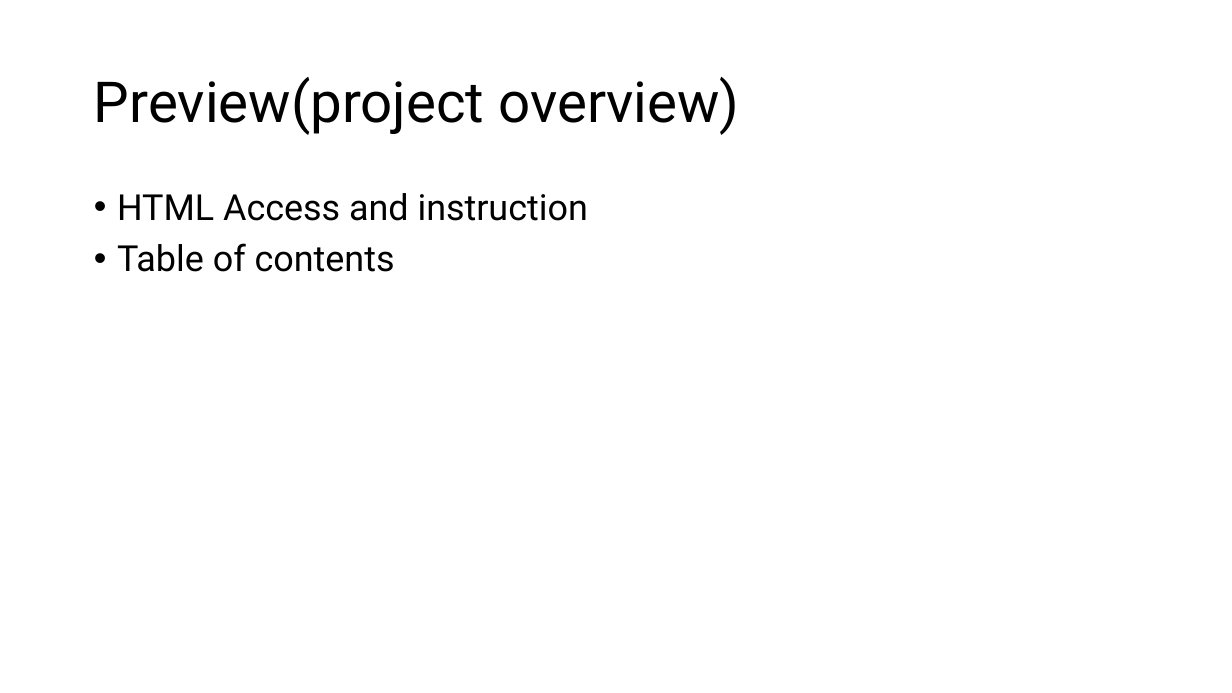
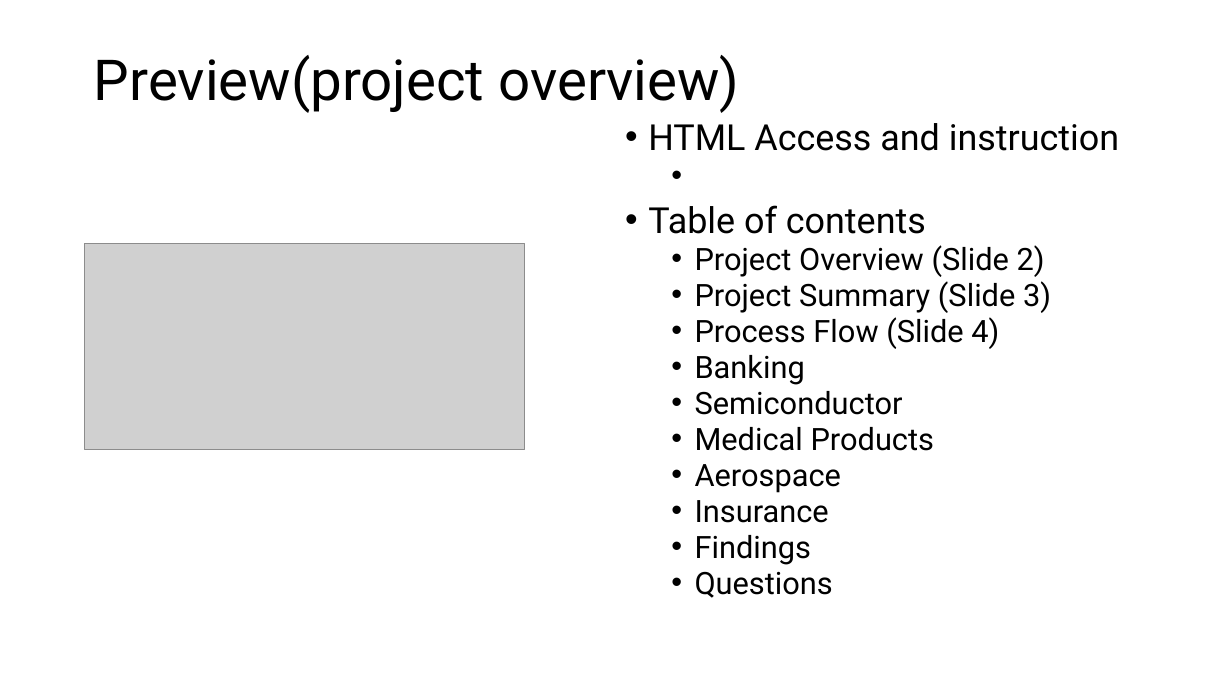
Before and after one commit to BrennanB572/Project-3, a slide deck: slide 2 of Company Stock vs Asset presentation.pptm. Drawn at 1232x693 pixels with LibreOffice and Linux fonts; fonts in the diff are those of the drawing; grey boxes stand for pictures. Boxes give left, top, right and bottom in pixels: in the first picture for what was removed or moved away, otherwise in the second. Text is boxed around its words. In the diff, an @@ line names an element or a change of style, - is before the commit and + after.

```diff
--- a/Company Stock vs Asset presentation.pptm
+++ b/Company Stock vs Asset presentation.pptm
@@ title "Preview(project overview)": place and size @@
-title "Preview(project overview)" at [94, 77, 739, 135]
+title "Preview(project overview)" at [94, 55, 739, 113]
@@ text "HTML Access and instruction": place and size @@
-text "HTML Access and instruction" at [117, 193, 588, 272]
+text "HTML Access and instruction" at [648, 123, 1119, 598]
@@ text at [648, 123, 1119, 234]: line spacing 0.9 to 0.8 @@
@@ picture added at [85, 243, 525, 450] @@
@@ text at [695, 245, 1051, 598]: paragraphs added @@
+  • Project Overview (Slide 2)
+  • Project Summary (Slide 3)
+  • Process Flow (Slide 4)
+  • Banking
+  • Semiconductor
+  • Medical Products
+  • Aerospace
+  • Insurance
+  • Findings
+  • Questions
```
Also in this commit, not shown: 5 other slides changed.
